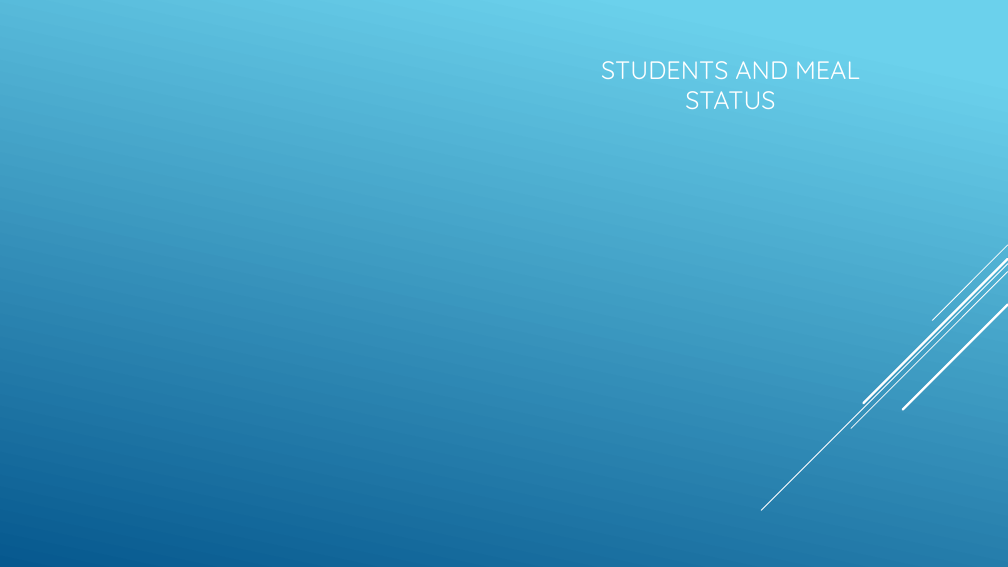
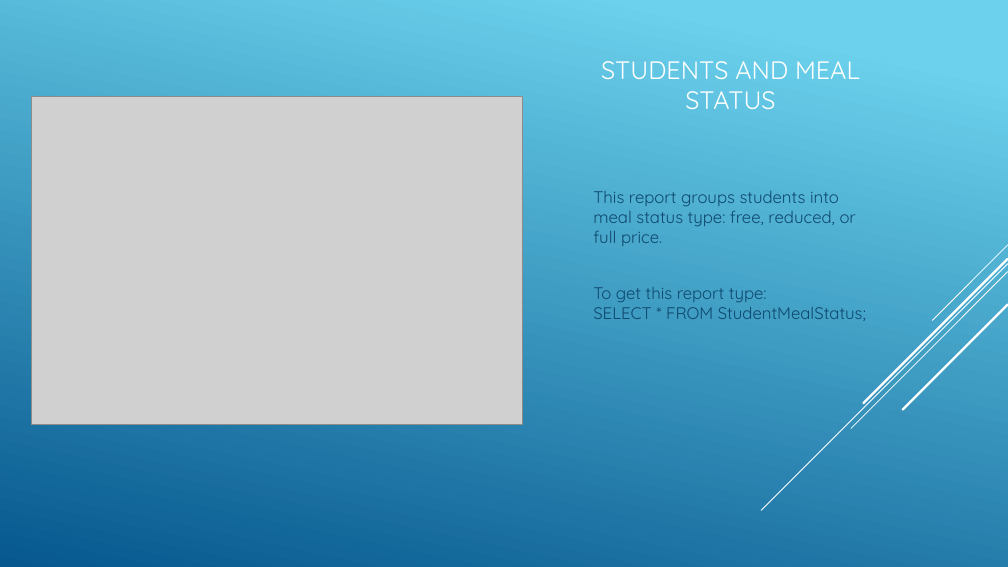
Before and after one commit to ZamoraD/SchoolLunchMadeEasy, a slide deck: slide 6 of Final Project.pptx (slide 5 before the commit). Drawn at 1008x567 pixels with LibreOffice and Linux fonts; fonts in the diff are those of the drawing; grey boxes stand for pictures. Boxes give left, top, right and bottom in pixels: in the first picture for what was removed or moved away, otherwise in the second. Text is boxed around its words. In the diff, an @@ line names an element or a change of style, - is before the commit and + after.

```diff
--- a/Final Project.pptx
+++ b/Final Project.pptx
@@ picture added at bbox=[31, 97, 523, 425] @@
@@ text added at bbox=[593, 191, 866, 321], 16 pt, text #0F496F @@
+This report groups students into meal status type: free, reduced, or full price.
+To get this report type:
+SELECT * FROM StudentMealStatus;
```
Also in this commit, not shown: 7 other slides changed, 2 slides added, 1 slide removed.
